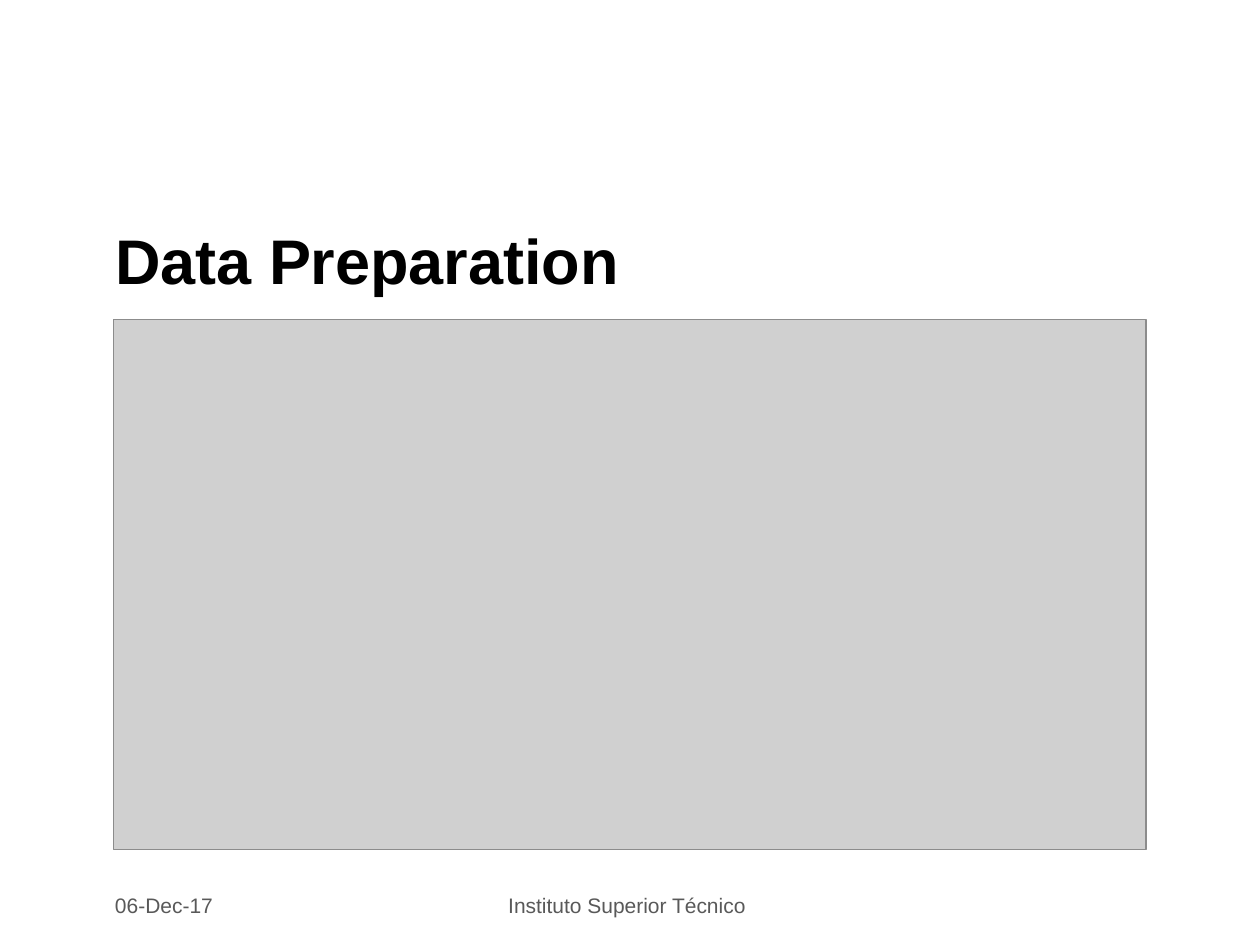
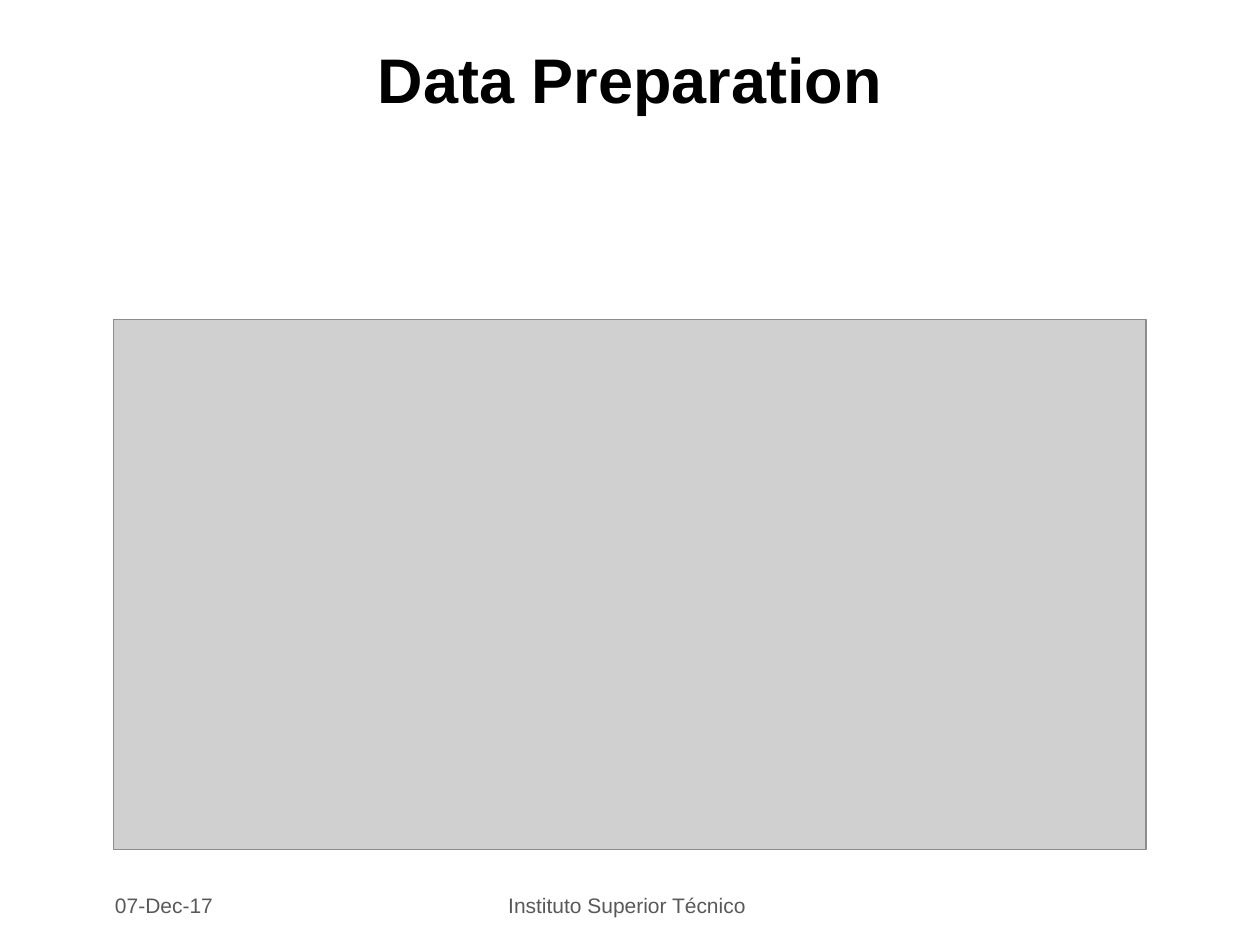
Before and after one commit to PedroLFerreira/Videogame-Data-Mining, a slide deck: slide 3 of dataMining.pptx. Drawn at 1260x945 pixels with LibreOffice and Linux fonts; fonts in the diff are those of the drawing; grey boxes stand for pictures; background and template pictures are left out. Boxes give left, top, right and bottom in pixels: in the first picture for what was removed or moved away, otherwise in the second. Text is boxed around its words. In the diff, an @@ line names an element or a change of style, - is before the commit and + after.

```diff
--- a/dataMining.pptx
+++ b/dataMining.pptx
@@ title "Data Preparation": place and size @@
-title "Data Preparation" at box(115, 238, 619, 296)
+title "Data Preparation" at box(378, 57, 882, 115)
@@ title "Data Preparation" at box(378, 57, 882, 115): alignment left to centre @@
@@ text at box(115, 898, 213, 913): text changed @@
-06-Dec-17
+07-Dec-17
```
Also in this commit, not shown: 9 other slides changed, 1 slide added, 4 other files.
